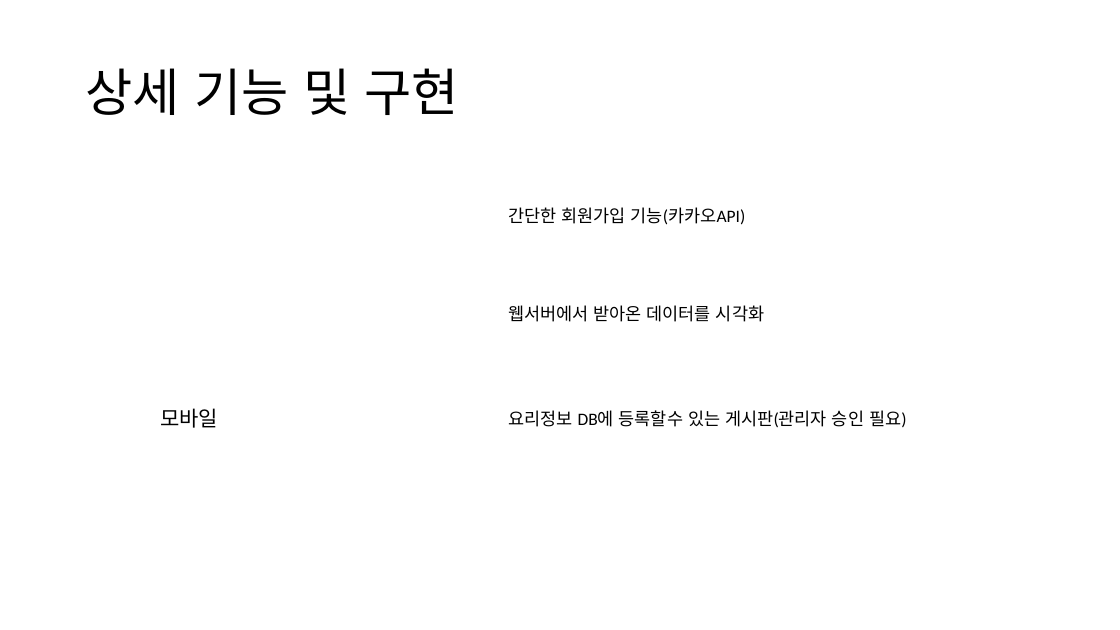
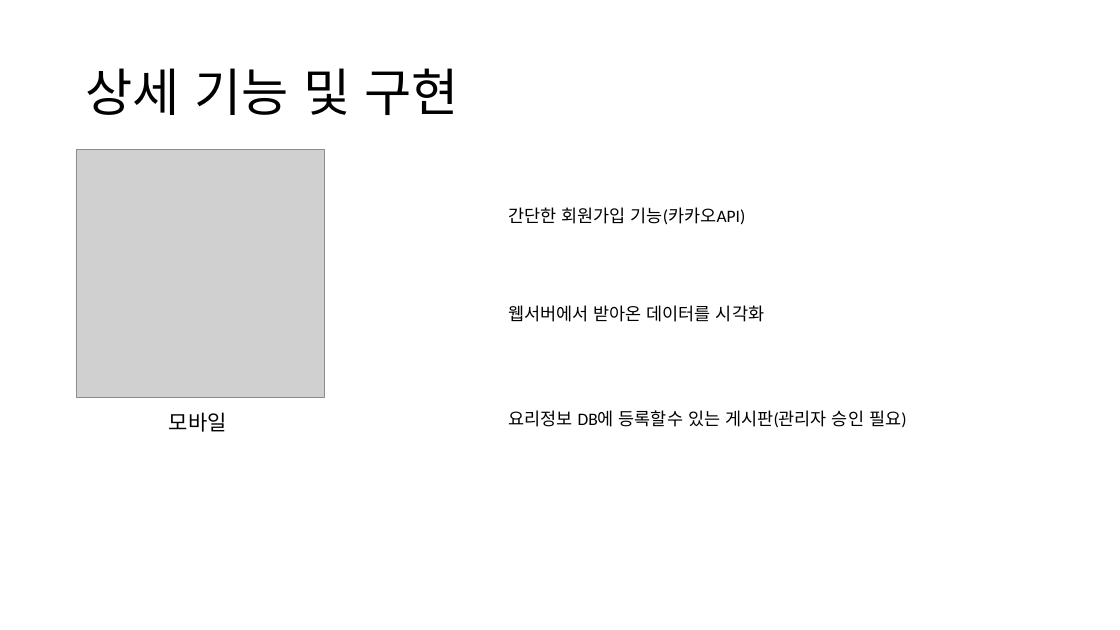
Before and after one commit to needanyhelp/-, a slide deck: slide 4 of 착수보고서/머신러닝을 사용한 즉석에서 알려주는 인공지능.pptx. Drawn at 1120x630 pixels with LibreOffice and Linux fonts; fonts in the diff are those of the drawing; grey boxes stand for pictures. Boxes give left, top, right and bottom in pixels: in the first picture for what was removed or moved away, otherwise in the second. Text is boxed around its words. In the diff, an @@ line names an element or a change of style, - is before the commit and + after.

```diff
--- a/착수보고서/머신러닝을 사용한 즉석에서 알려주는 인공지능.pptx
+++ b/착수보고서/머신러닝을 사용한 즉석에서 알려주는 인공지능.pptx
@@ picture added at (x1=76, y1=150, x2=324, y2=398) @@
@@ text "모바일" moved from (x1=160, y1=408, x2=218, y2=428) to (x1=169, y1=412, x2=227, y2=432) @@
```
Also in this commit, not shown: 3 other slides changed.
